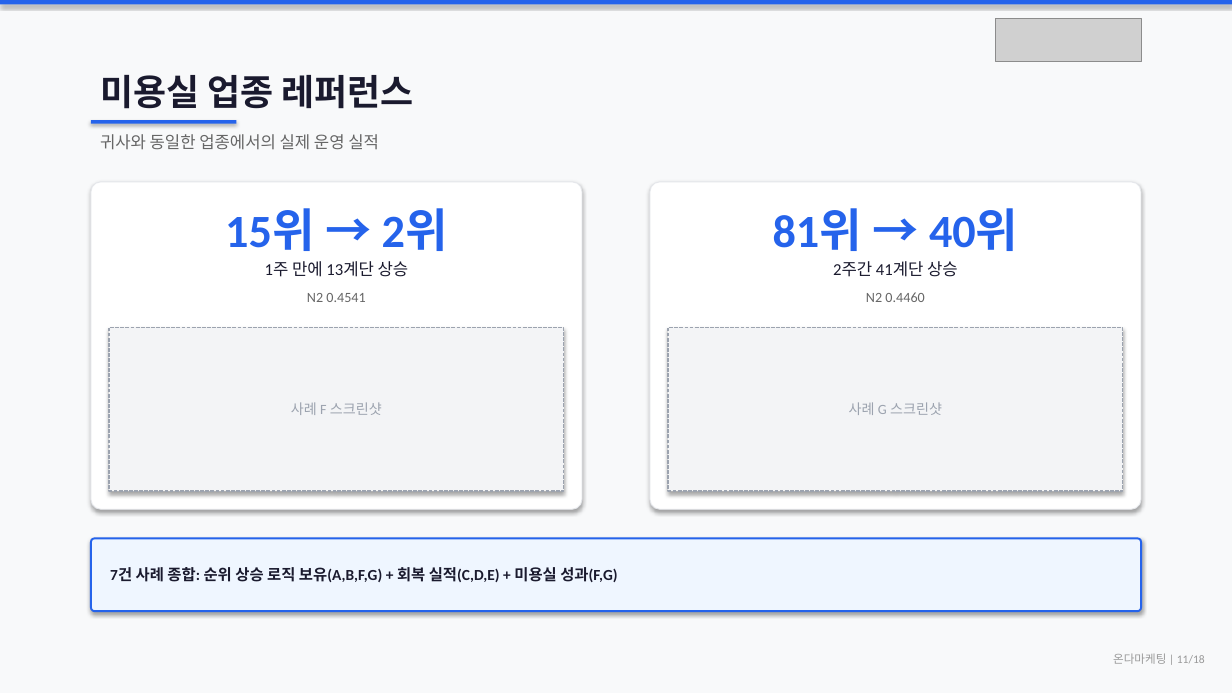
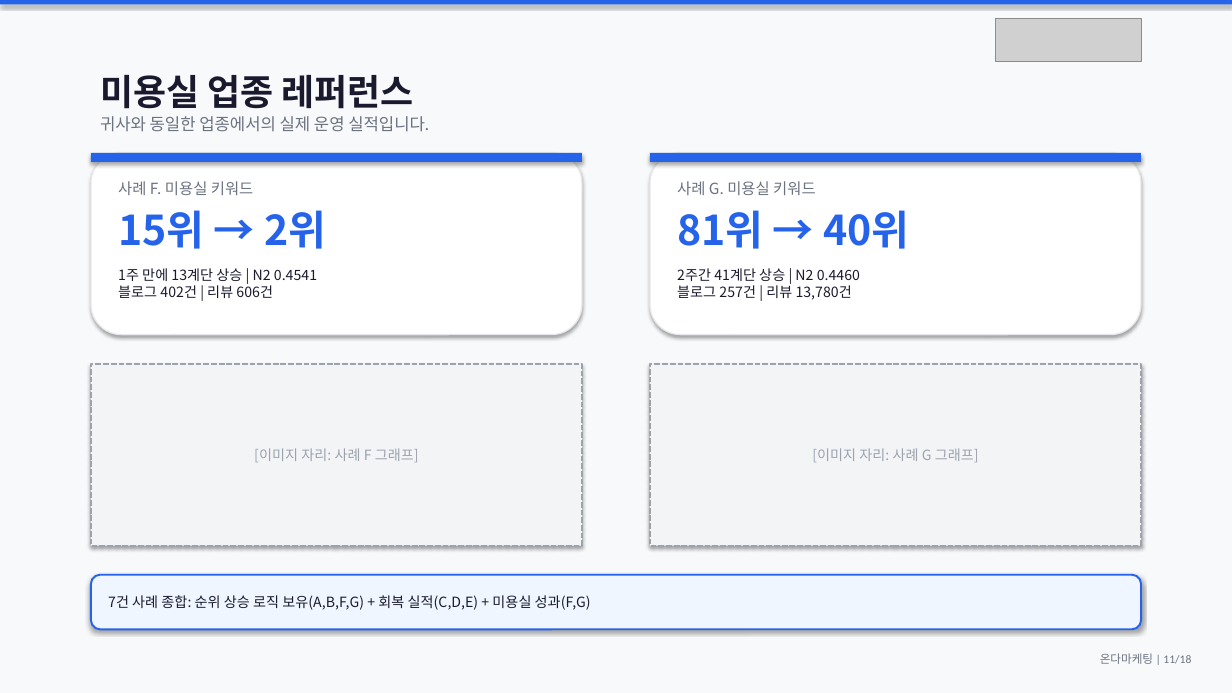
Before and after one commit to didai64595021-ui/onda-hompage, a slide deck: slide 11 of 마드모아젤헤어_제안서.pptx. Drawn at 1232x693 pixels with LibreOffice and Linux fonts; fonts in the diff are those of the drawing; grey boxes stand for pictures. Boxes give left, top, right and bottom in pixels: in the first picture for what was removed or moved away, otherwise in the second. Text is boxed around its words. In the diff, an @@ line names an element or a change of style, - is before the commit and + after.

```diff
--- a/마드모아젤헤어_제안서.pptx
+++ b/마드모아젤헤어_제안서.pptx
@@ text at box(100, 116, 429, 132): text changed; font Calibri to Noto Sans CJK KR; text colour #666666 to #6B7280 @@
-귀사와 동일한 업종에서의 실제 운영 실적
+귀사와 동일한 업종에서의 실제 운영 실적입니다.
@@ rectangle removed at box(91, 120, 236, 124) @@
@@ rounded rectangle added at box(91, 152, 581, 335), fill #FFFFFF, outline #E5E7EB 1 pt @@
@@ rectangle added at box(91, 152, 581, 162), fill #2563EB @@
@@ rounded rectangle added at box(650, 152, 1141, 335), fill #FFFFFF, outline #E5E7EB 1 pt @@
@@ rectangle added at box(650, 152, 1141, 162), fill #2563EB @@
@@ rounded rectangle removed at box(91, 182, 581, 509) @@
@@ text "15위 → 2위" at box(118, 210, 326, 249): size 36 to 32 pt, font Calibri to Noto Sans CJK KR; alignment centre to left; less space between paragraphs @@
@@ text added at box(118, 181, 253, 195), 12 pt, text #6B7280 @@
+사례 F. 미용실 키워드
@@ rounded rectangle removed at box(650, 182, 1141, 509) @@
@@ text "81위 → 40위" at box(677, 210, 909, 249): size 36 to 32 pt, font Calibri to Noto Sans CJK KR; alignment centre to left; less space between paragraphs @@
@@ text added at box(677, 181, 815, 195), 12 pt, text #6B7280 @@
+사례 G. 미용실 키워드
@@ text at box(118, 268, 317, 298): text changed; font Calibri to Noto Sans CJK KR; text colour #666666 to #1A1A2E @@
-N2 0.4541
+1주 만에 13계단 상승 | N2 0.4541
+블로그 402건 | 리뷰 606건
@@ text removed at box(265, 261, 409, 277) @@
-1주 만에 13계단 상승
@@ text at box(677, 268, 860, 300): text changed; font Calibri to Noto Sans CJK KR; text colour #666666 to #1A1A2E @@
-N2 0.4460
+2주간 41계단 상승 | N2 0.4460
+블로그 257건 | 리뷰 13,780건
@@ text removed at box(833, 261, 958, 277) @@
-2주간 41계단 상승
@@ rectangle removed at box(109, 327, 564, 491) @@
-사례 F 스크린샷
@@ rectangle "[이미지 자리: 사례 F 그래프]": place and size @@
-rectangle "[이미지 자리: 사례 F 그래프]" at box(668, 327, 1123, 491)
+rectangle "[이미지 자리: 사례 F 그래프]" at box(91, 364, 581, 546)
@@ rectangle "[이미지 자리: 사례 F 그래프]" at box(91, 364, 581, 546): outline #9CA3AF 1 pt dashed to #9CA3AF 1.5 pt dashed @@
@@ rectangle added at box(650, 364, 1141, 546), fill #F3F4F6, outline #9CA3AF 1.5 pt dashed, 11 pt, text #9CA3AF @@
+[이미지 자리: 사례 G 그래프]
@@ text in rectangle at box(254, 448, 419, 462): text changed; font Calibri to Noto Sans CJK KR @@
-사례 G 스크린샷
+[이미지 자리: 사례 F 그래프]
@@ rounded rectangle "7건 사례 종합: 순위 상승 ...": place and size @@
-rounded rectangle "7건 사례 종합: 순위 상승 ..." at box(91, 539, 1141, 612)
+rounded rectangle "7건 사례 종합: 순위 상승 ..." at box(91, 575, 1141, 629)
@@ rounded rectangle "7건 사례 종합: 순위 상승 ..." at box(91, 575, 1141, 629): size 12 to 11 pt, font Calibri to Noto Sans CJK KR, bold off; proportions changed @@
@@ text "온다마케팅 | 11/18" at box(1100, 653, 1191, 664): text colour #999999 to #6B7280 @@
```
Also in this commit, not shown: 17 other slides changed, 1 other file.
